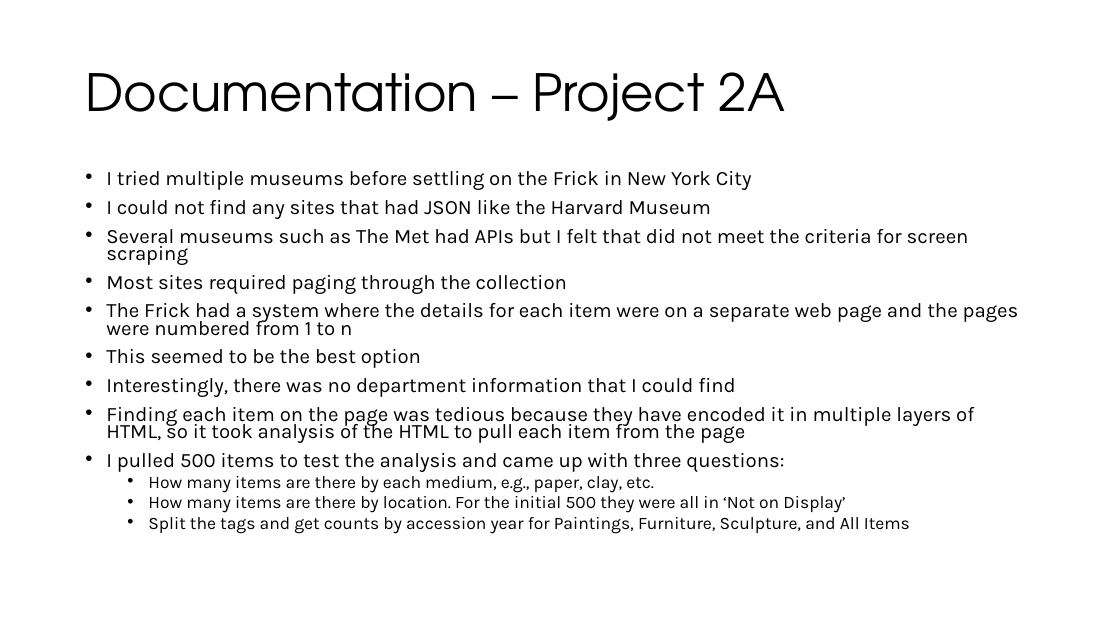
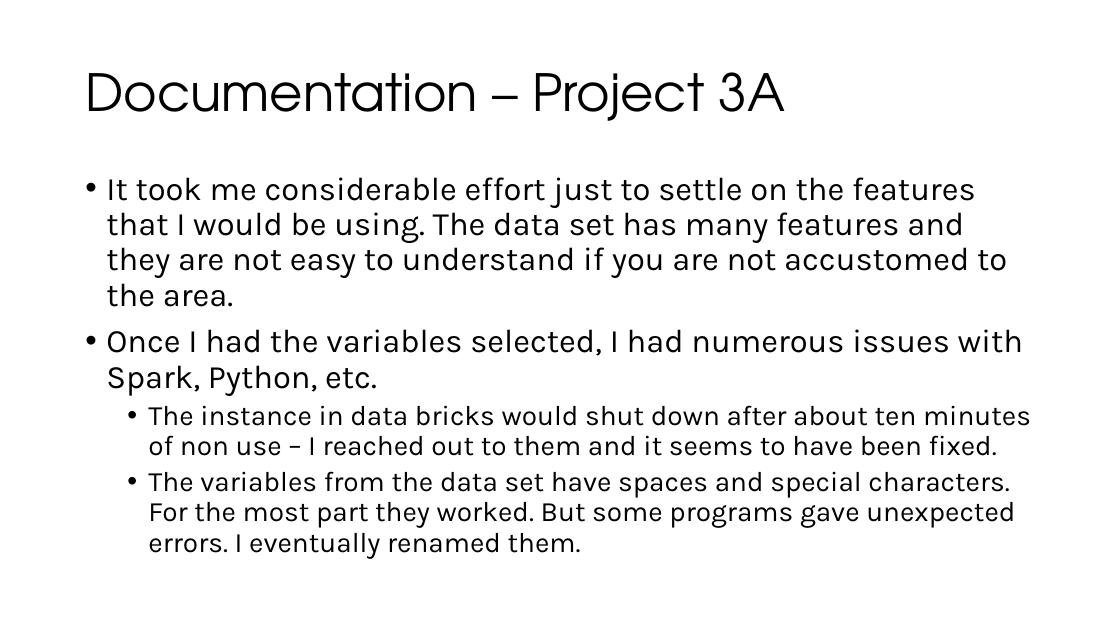
Before and after one commit to OwlSaver/GWU, a slide deck: slide 3 of SEAS 8515/Project 3/SEAS8515_PROJECT3_Wacey.pptx. Drawn at 1120x630 pixels with LibreOffice and Linux fonts; fonts in the diff are those of the drawing. Boxes give left, top, right and bottom in pixels: in the first picture for what was removed or moved away, otherwise in the second. Text is boxed around its words. In the diff, an @@ line names an element or a change of style, - is before the commit and + after.

```diff
--- a/SEAS 8515/Project 3/SEAS8515_PROJECT3_Wacey.pptx
+++ b/SEAS 8515/Project 3/SEAS8515_PROJECT3_Wacey.pptx
@@ title at <box>85,72,785,121</box>: text changed @@
-Documentation – Project 2A
+Documentation – Project 3A
@@ text at <box>106,177,1031,558</box>: text changed; size 17.5 to 24 pt @@
-• I tried multiple museums before settling on the Frick in New York City
-• I could not find any sites that had JSON like the Harvard Museum
-• Several museums such as The Met had APIs but I felt that did not meet the criteria for screen scraping
-• Most sites required paging through the collection
-• The Frick had a system where the details for each item were on a separate web page and the pages were numbered from 1 to n
-• This seemed to be the best option
-• Interestingly, there was no department information that I could find
-• Finding each item on the page was tedious because they have encoded it in multiple layers of HTML, so it took analysis of the HTML to pull each item from the page
-• I pulled 500 items to test the analysis and came up with three questions:
-  • How many items are there by each medium, e.g., paper, clay, etc.
-  • How many items are there by location. For the initial 500 they were all in ‘Not on Display’
-  • Split the tags and get counts by accession year for Paintings, Furniture, Sculpture, and All Items
+• It took me considerable effort just to settle on the features that I would be using. The data set has many features and they are not easy to understand if you are not accustomed to the area.
+• Once I had the variables selected, I had numerous issues with Spark, Python, etc.
+  • The instance in data bricks would shut down after about ten minutes of non use – I reached out to them and it seems to have been fixed.
+  • The variables from the data set have spaces and special characters. For the most part they worked. But some programs gave unexpected errors. I eventually renamed them.
```
Also in this commit, not shown: 3 other slides changed, 3 slides added, 1 slide removed, 11 other files.
